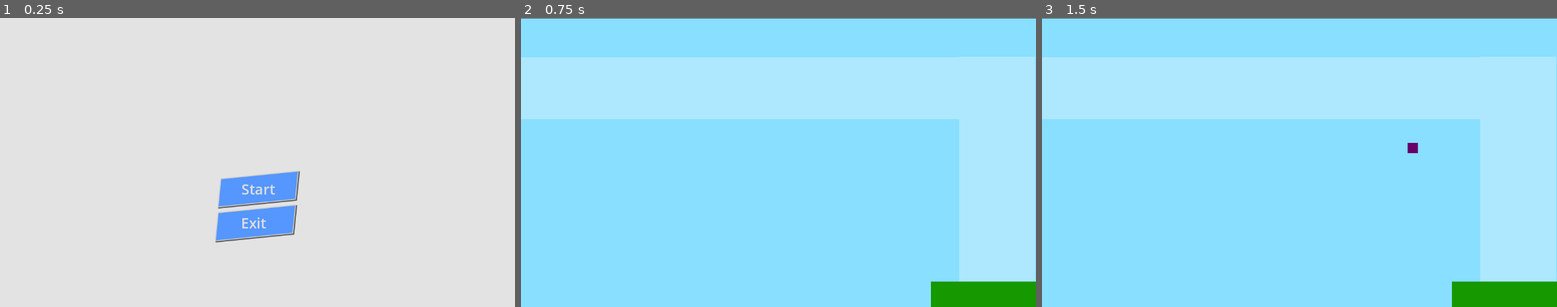
Above: before the commit, frames 1-3 (left to right).
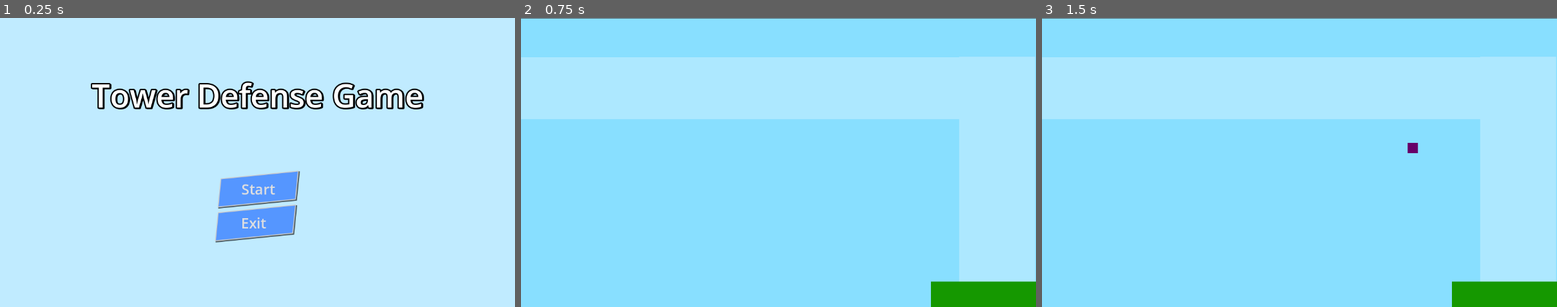
Above: after the commit, the same moments.

Repository: TraighScott/PenguinDefense
Game: Godot game, scene res://menus/main_menu.tscn
Same seed, same stepped clock (60 frames per second), same inputs: the game is played once before the commit and once after it. This scene is started directly instead of the project's main scene. The engine's default icon, where the game draws it, is replaced by a stand-in: a white triangle on a blue panel in a dark square.
Inputs (mouse positions are in pixels of both pictures, inside the frame that each line leads up to):
- Up to frame 1 (0.25 s): no input
- Up to frame 2 (0.75 s): click "Start" at 0.5 s
- Up to frame 3 (1.5 s): tap Enter at 1.25 s; move the mouse to (1412, 148) at 1.27 s; click (1412, 148) at 1.35 s

The runs differ from the first frame. In frame 1, 97% of the frame differs, in the area x 0-100%, y 0-100%; in frame 2, nothing differs; in frame 3, nothing differs.

Commit message:
Add Placeholder Title

Diff:
--- a/project/menus/main_menu.gd
+++ b/project/menus/main_menu.gd
@@ -5,4 +5,4 @@
 	get_tree().change_scene_to_file("res://world/world.tscn")
 
 func _on_exit_button_pressed() -> void:
-	get_tree().change_scene_to_file("res://world/world.tscn")
+	get_tree().quit()
--- a/project/menus/main_menu.tscn
+++ b/project/menus/main_menu.tscn
@@ -1,7 +1,15 @@
-[gd_scene load_steps=3 format=3 uid="uid://dse5rau7ux2sn"]
+[gd_scene load_steps=4 format=3 uid="uid://dse5rau7ux2sn"]
 
 [ext_resource type="Script" path="res://menus/main_menu.gd" id="1_p0bl0"]
 [ext_resource type="Theme" uid="uid://dswano8r6l2mp" path="res://menus/button_theme.tres" id="1_t455a"]
+
+[sub_resource type="LabelSettings" id="LabelSettings_wayrf"]
+font_size = 72
+outline_size = 12
+outline_color = Color(0, 0, 0, 1)
+shadow_size = 10
+shadow_color = Color(0, 0, 0, 1)
+shadow_offset = Vector2(2, 1)
 
 [node name="MainMenu" type="Node2D"]
 script = ExtResource("1_p0bl0")
@@ -9,7 +17,7 @@
 [node name="ColorRect" type="ColorRect" parent="."]
 offset_right = 1152.0
 offset_bottom = 648.0
-color = Color(0.89059, 0.89059, 0.89059, 1)
+color = Color(0.754268, 0.921593, 0.997144, 1)
 
 [node name="StartButton" type="Button" parent="."]
 offset_left = 490.0
@@ -27,5 +35,13 @@
 theme = ExtResource("1_t455a")
 text = "Exit "
 
+[node name="Label" type="Label" parent="."]
+offset_left = 205.0
+offset_top = 124.0
+offset_right = 947.0
+offset_bottom = 223.0
+text = "Tower Defense Game"
+label_settings = SubResource("LabelSettings_wayrf")
+
 [connection signal="pressed" from="StartButton" to="." method="_on_start_button_pressed"]
 [connection signal="pressed" from="ExitButton" to="." method="_on_exit_button_pressed"]
